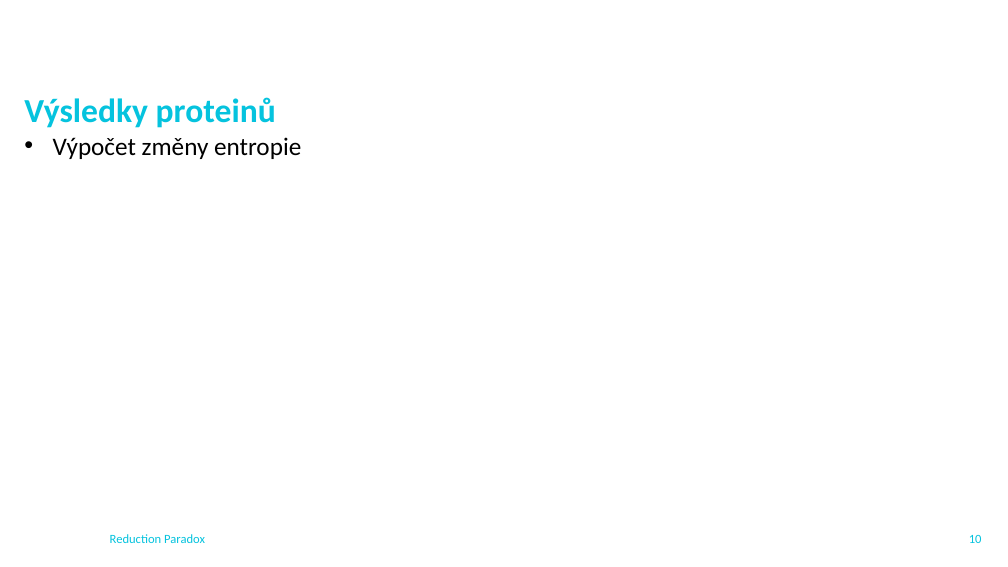
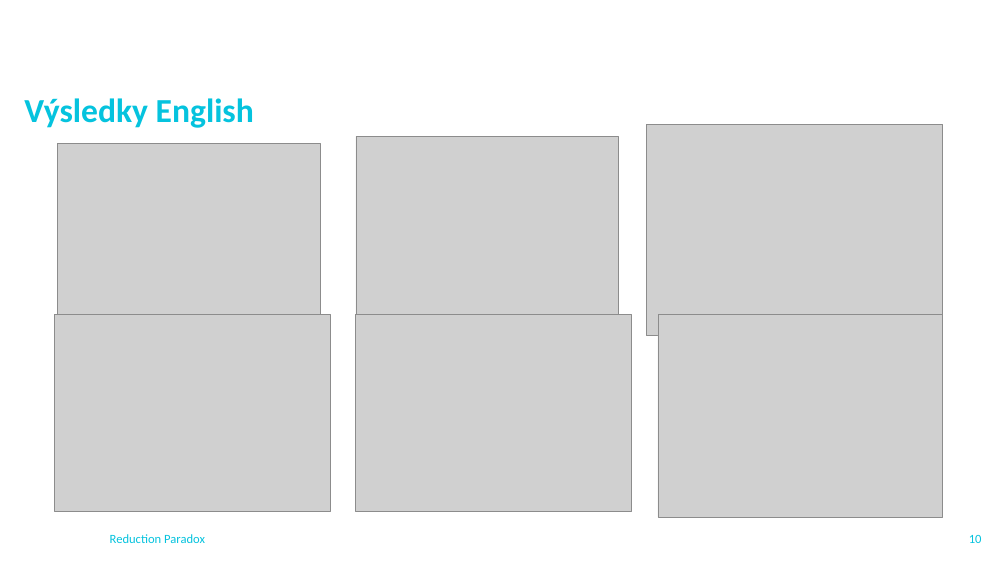
Before and after one commit to pro0255/AKS, a slide deck: slide 11 of project_presentation/pro0255.pptx. Drawn at 1008x567 pixels with LibreOffice and Linux fonts; fonts in the diff are those of the drawing; grey boxes stand for pictures; background and template pictures are left out. Boxes give left, top, right and bottom in pixels: in the first picture for what was removed or moved away, otherwise in the second. Text is boxed around its words. In the diff, an @@ line names an element or a change of style, - is before the commit and + after.

```diff
--- a/project_presentation/pro0255.pptx
+++ b/project_presentation/pro0255.pptx
@@ text at <box>24,98,254,128</box>: text changed; size 24 to 32 pt; text colour #000000 to #05C3DE; bold on @@
-Výsledky proteinů
-• Výpočet změny entropie
+Výsledky English
@@ picture added at <box>57,143,320,330</box> @@
@@ picture added at <box>356,137,619,324</box> @@
@@ picture added at <box>647,124,943,336</box> @@
@@ picture added at <box>54,315,330,511</box> @@
@@ picture added at <box>356,315,632,511</box> @@
@@ picture added at <box>658,315,942,518</box> @@
```
Also in this commit, not shown: 11 other slides changed, 1 slide added, 1 slide removed, 13 other files.
